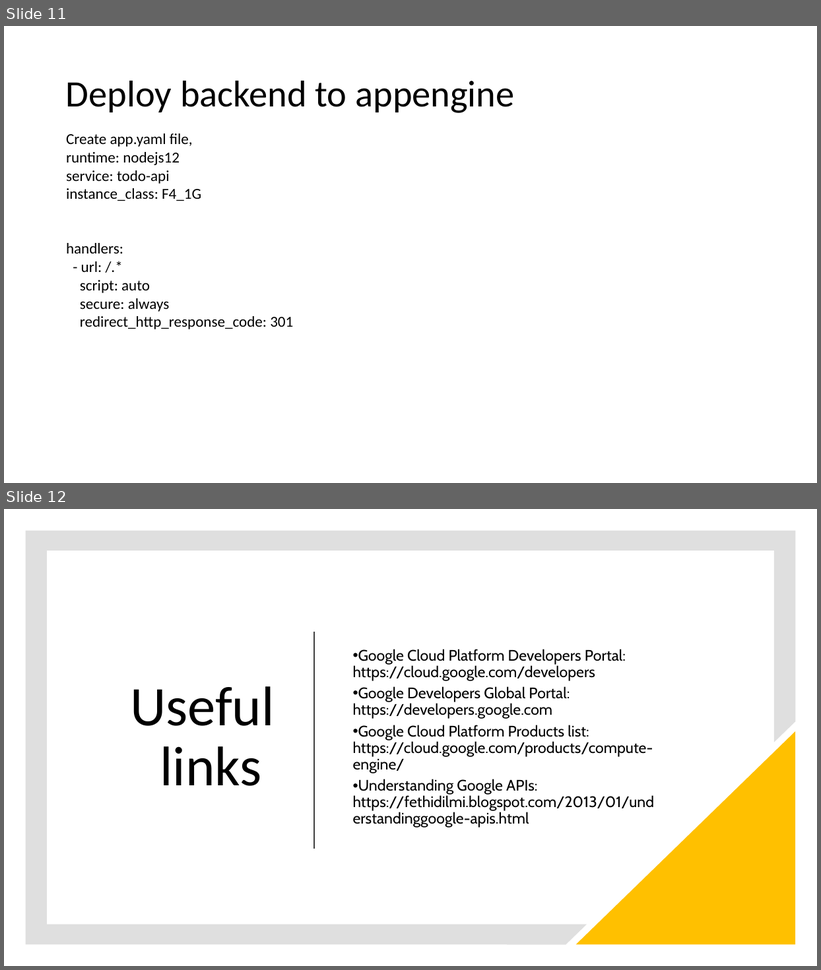
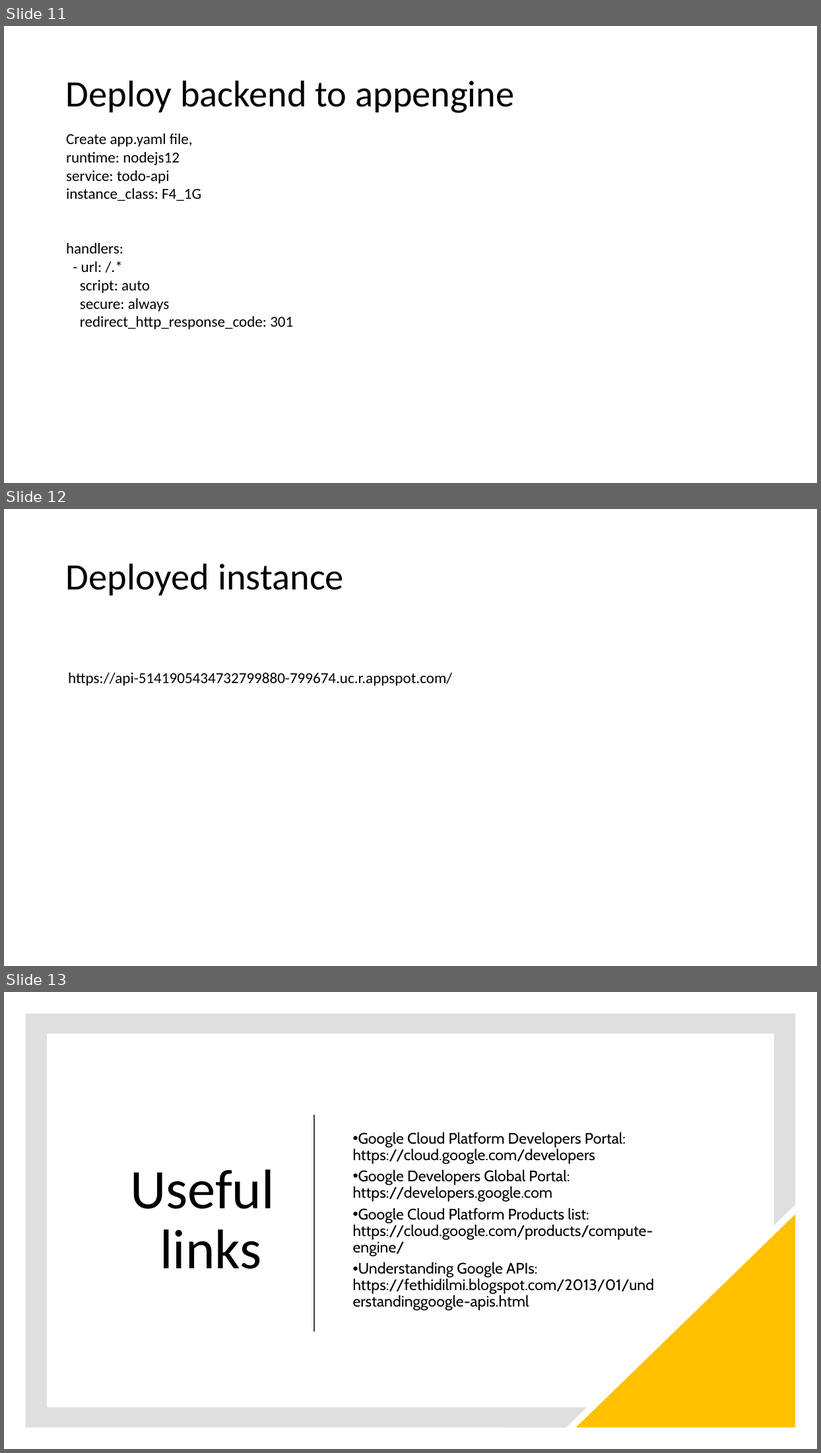
Before and after one commit to classroomnode/reactsession, a slide deck: Google Cloud overview and setup.pptx. Shown one above the other, each under a label of ours: slides 11 and 12 before the commit, slides 11, 12 and 13 after it. The pictures are 821x970 and 821x1453 pixels, drawn with LibreOffice and Linux fonts; fonts in the diff are those of the drawing. Boxes give left, top, right and bottom in pixels: in the first picture for what was removed or moved away, otherwise in the second. Text is boxed around its words. In the diff, an @@ line names an element or a change of style, - is before the commit and + after.

```diff
--- a/Google Cloud overview and setup.pptx
+++ b/Google Cloud overview and setup.pptx
@@ slide 12 added at box(4, 509, 817, 966), background #FFFFFF @@
@@ title added at box(66, 563, 344, 595), 44 pt, text #000000 @@
+Deployed instance
@@ text added at box(68, 673, 452, 686), 18 pt, text #000000 @@
+https://api-5141905434732799880-799674.uc.r.appspot.com/
@@ what was slide 12 is now slide 13 @@
```
Also in this commit, not shown: 3 other files.
